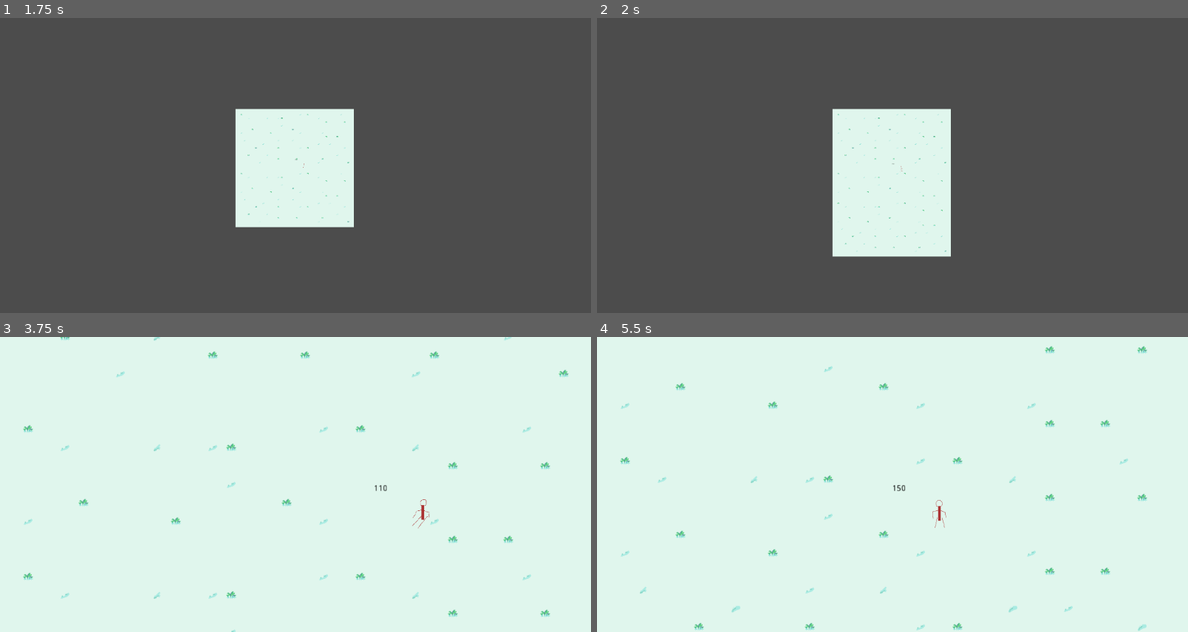
Above: before the commit, frames 1-4 (two rows, left to right).
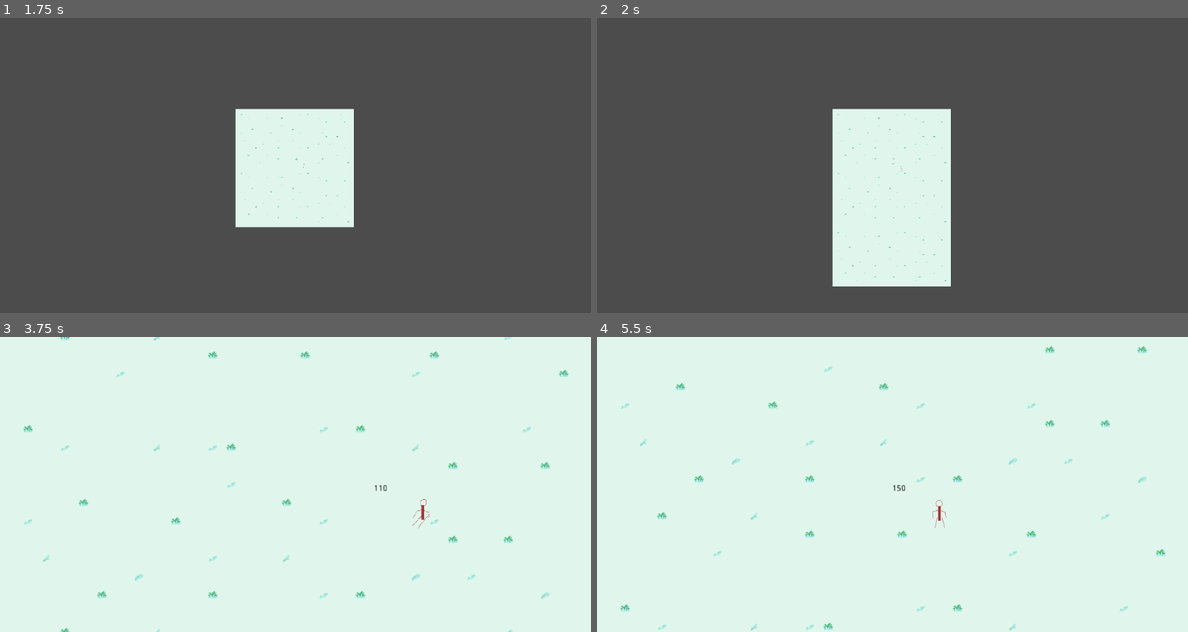
Above: after the commit, the same moments.

Repository: roycocup/ski
Game: Godot game, scene res://Scenes/World.tscn
Two runs of this game, one before a commit and one after it. Both use one fixed random seed, a clock stepped at 60 frames per second and the inputs below.
Inputs:
- Up to frame 1 (1.75 s): hold Right (ui_right) 0.53-1.28 s; hold 1 0.53-1.28 s; hold Down from 1.28 s (still down); tap 2 at 1.35 s
- Up to frame 2 (2 s): keep holding Down
- Up to frame 3 (3.75 s): release Down at 2.03 s; hold 1 2.03-2.78 s; hold Right (ui_right) 2.03-3.53 s; tap 2 at 2.85 s; tap Enter at 3.5 s; hold Left (ui_left) from 3.53 s (still down); hold 1 from 3.53 s (still down)
- Up to frame 4 (5.5 s): release 1 at 4.28 s; tap 2 at 4.35 s; tap Space at 5 s; release Left (ui_left) at 5.03 s; hold Down from 5.03 s (still down); hold 1 from 5.03 s (still down)

Frame 1 is identical in both runs. In frame 2, 2.1% of the frame differs, in the area x 39-60%, y 61-91%; in frame 3, 0.4%; in frame 4, 1.2%.

Commit message:
fixed continous backgrounds

Diff:
--- a/Scripts/World.gd
+++ b/Scripts/World.gd
@@ -29,7 +29,11 @@
 
 
 func _on_Player_create_new_background(player_pos):
-	var offset = 256
-	var bck = background.instance()
-	$Backgrounds.add_child(bck)
-	bck.position = Vector2(0, player_pos.y + offset)
+	var offset = 512
+	var back = background.instance()
+	# get the last element from the backgrounds
+	var last_back = $Backgrounds.get_children().pop_back()
+	# add the child to backgrounds as last
+	$Backgrounds.add_child_below_node(last_back, back)
+	# position it as right after last by the size of the background
+	back.position = Vector2(0, last_back.position.y + offset)
